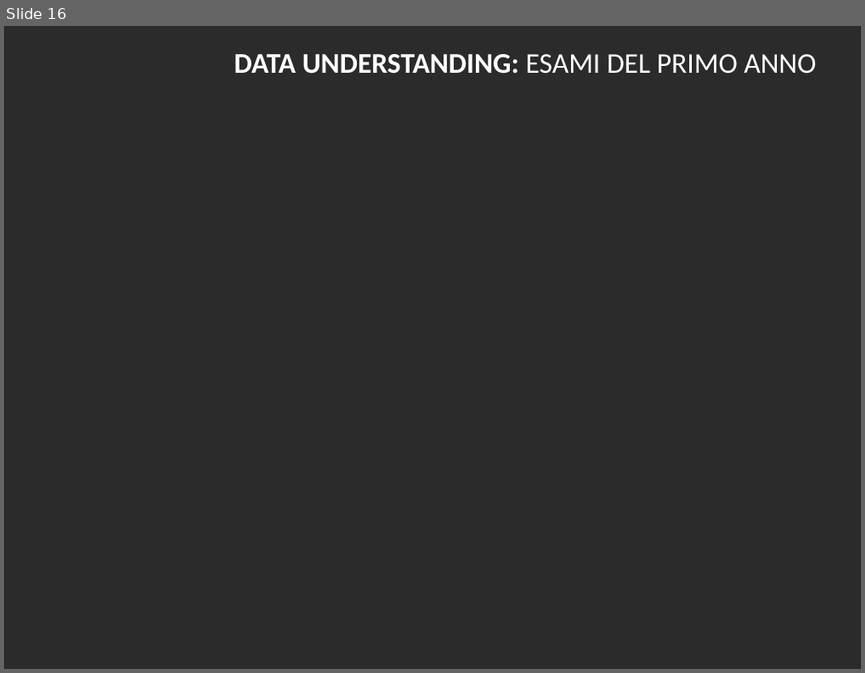
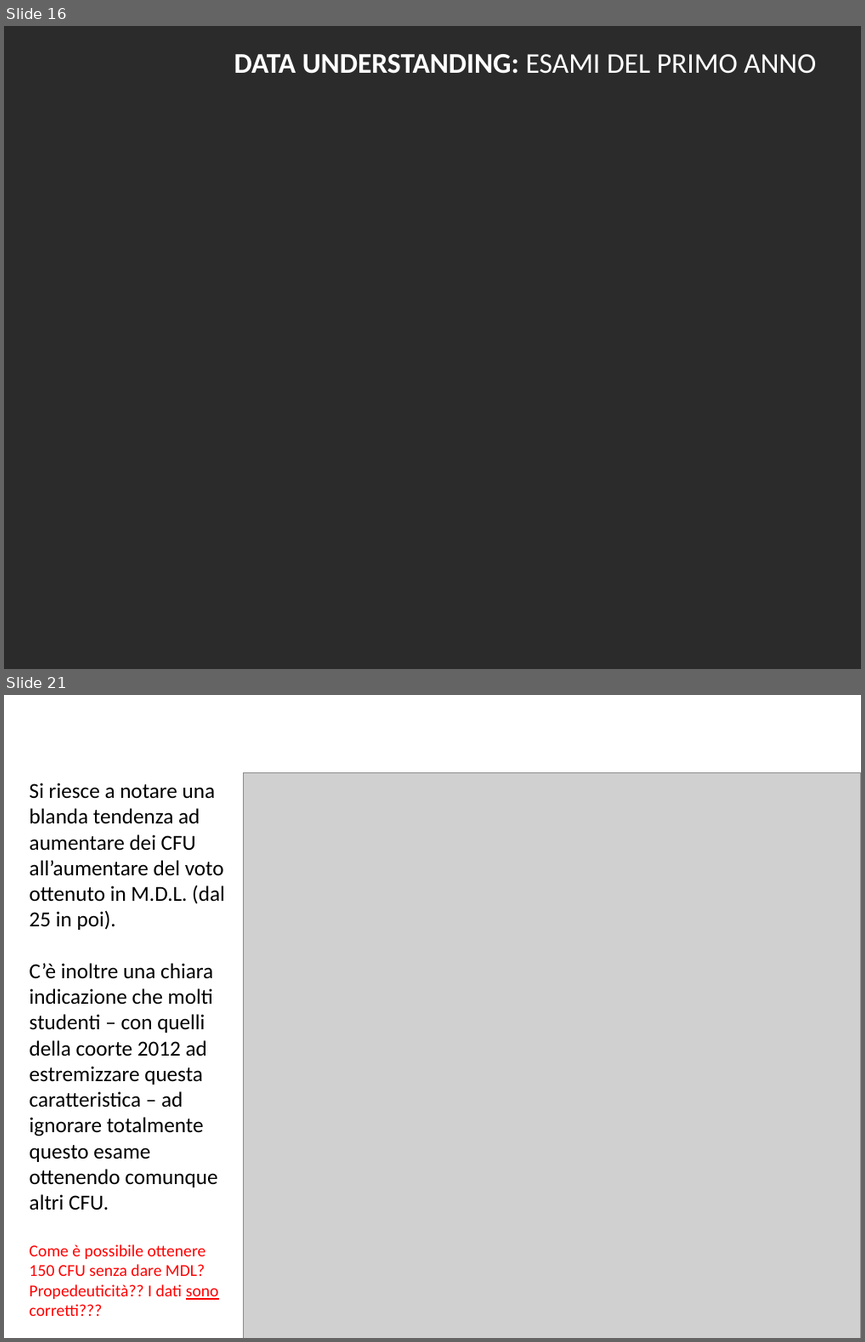
Before and after one commit to BlacknDecker/unifi, a slide deck: relazione.pptx. Shown one above the other, each under a label of ours: slide 16 before the commit, slides 16 and 21 after it; the slides between them are not shown. The pictures are 865x673 and 865x1342 pixels, drawn with LibreOffice and Linux fonts; fonts in the diff are those of the drawing; grey boxes stand for pictures; background and template pictures are left out; a plain dark background stands for a picture behind light text. Boxes give left, top, right and bottom in pixels: in the first picture for what was removed or moved away, otherwise in the second. Text is boxed around its words. In the diff, an @@ line names an element or a change of style, - is before the commit and + after.

```diff
--- a/relazione.pptx
+++ b/relazione.pptx
@@ slide 21 added at <box>4,695,861,1338</box>, background #FFFFFF @@
@@ text added at <box>30,783,225,1315</box>, 18 pt, text #000000 @@
+Si riesce a notare una blanda tendenza ad aumentare dei CFU all’aumentare del voto ottenuto in M.D.L. (dal 25 in poi).
+C’è inoltre una chiara indicazione che molti studenti – con quelli della coorte 2012 ad estremizzare questa caratteristica – ad ignorare totalmente questo esame ottenendo comunque altri CFU.
+Come è possibile ottenere 150 CFU senza dare MDL? Propedeuticità?? I dati sono corretti???
@@ picture added at <box>244,773,861,1338</box> @@
@@ text added at <box>131,886,187,901</box>, 24 pt, text #FFFFFF, bold @@
+DATA UNDERSTANDING: DETTAGLIO M.D.L.
```
Also in this commit, not shown: 2 slides changed, 3 other slides added, 1 slide removed.
